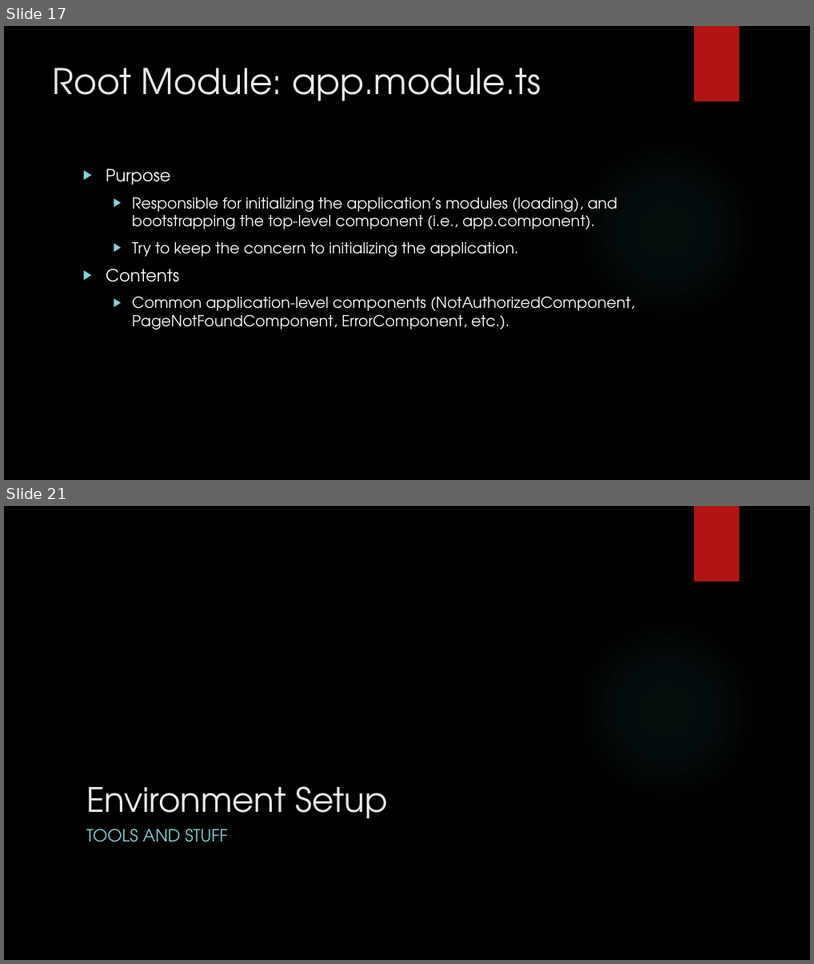
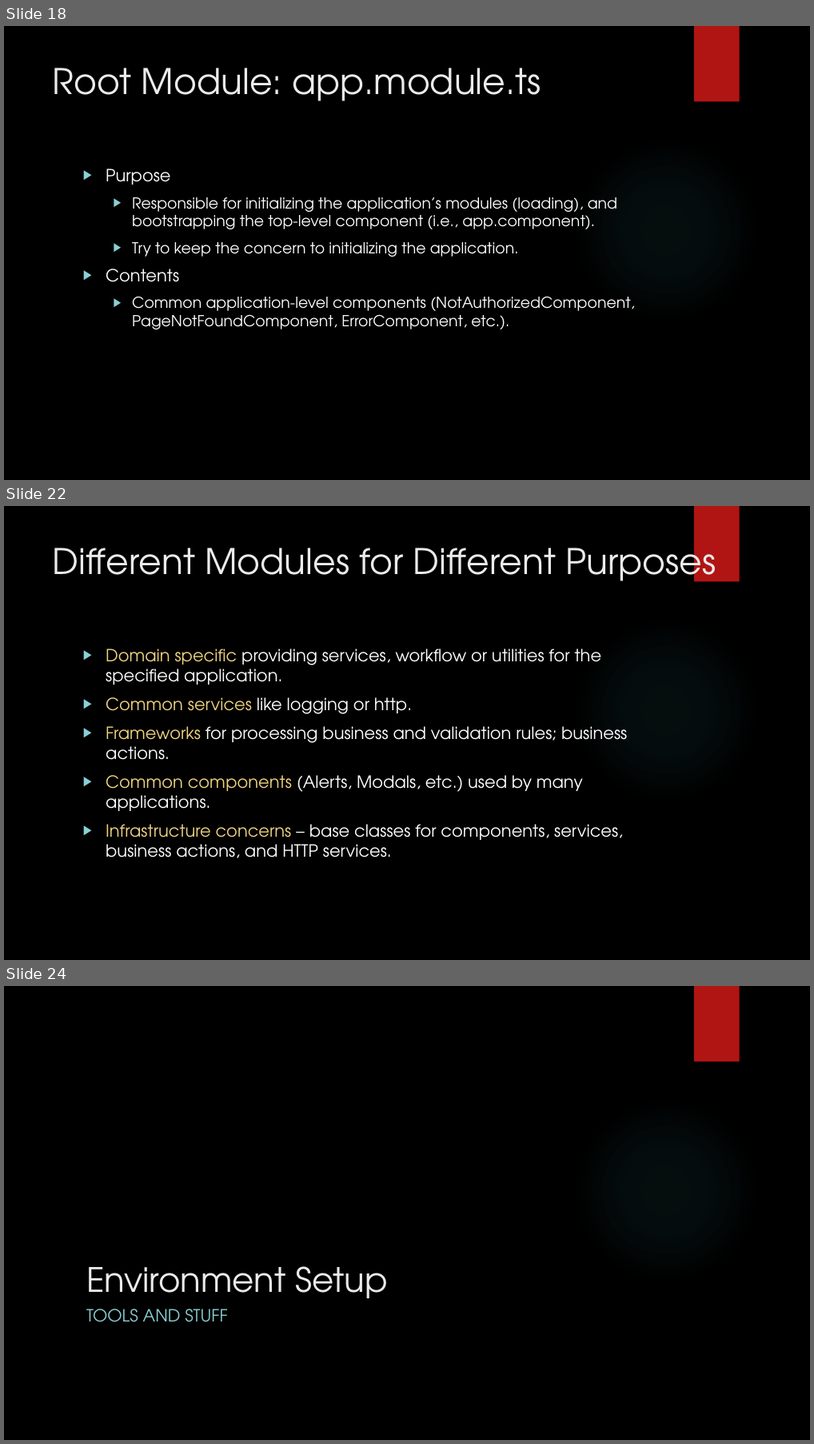
Before and after one commit to buildmotion/custom-angular-modules, a slide deck: presentation/custom-angular-modules.pptx. Shown one above the other, each under a label of ours: slides 17 and 21 before the commit, slides 18, 22 and 24 after it; the slides between them are not shown. The pictures are 814x964 and 814x1444 pixels, drawn with LibreOffice and Linux fonts; fonts in the diff are those of the drawing; background and template pictures are left out. Boxes give left, top, right and bottom in pixels: in the first picture for what was removed or moved away, otherwise in the second. Text is boxed around its words. In the diff, an @@ line names an element or a change of style, - is before the commit and + after.

```diff
--- a/presentation/custom-angular-modules.pptx
+++ b/presentation/custom-angular-modules.pptx
@@ slide 22 added at <box>4,506,810,960</box>, background picture (left out); not listed: 2 template elements that a slide beside it also shows @@
@@ title added at <box>53,537,716,582</box>, 42 pt, text #EBEBEB @@
+Different Modules for Different Purposes
@@ text added at <box>106,648,627,858</box>, 20 pt, text #FFFFFF @@
+▶ Domain specific providing services, workflow or utilities for the specified application.
+▶ Common services like logging or http.
+▶ Frameworks for processing business and validation rules; business actions.
+▶ Common components (Alerts, Modals, etc.) used by many applications.
+▶ Infrastructure concerns – base classes for components, services, business actions, and HTTP services.
@@ what was slide 17 is now slide 18 @@
@@ what was slide 21 is now slide 24 @@
```
Also in this commit, not shown: 6 slides changed, 3 other slides added.
